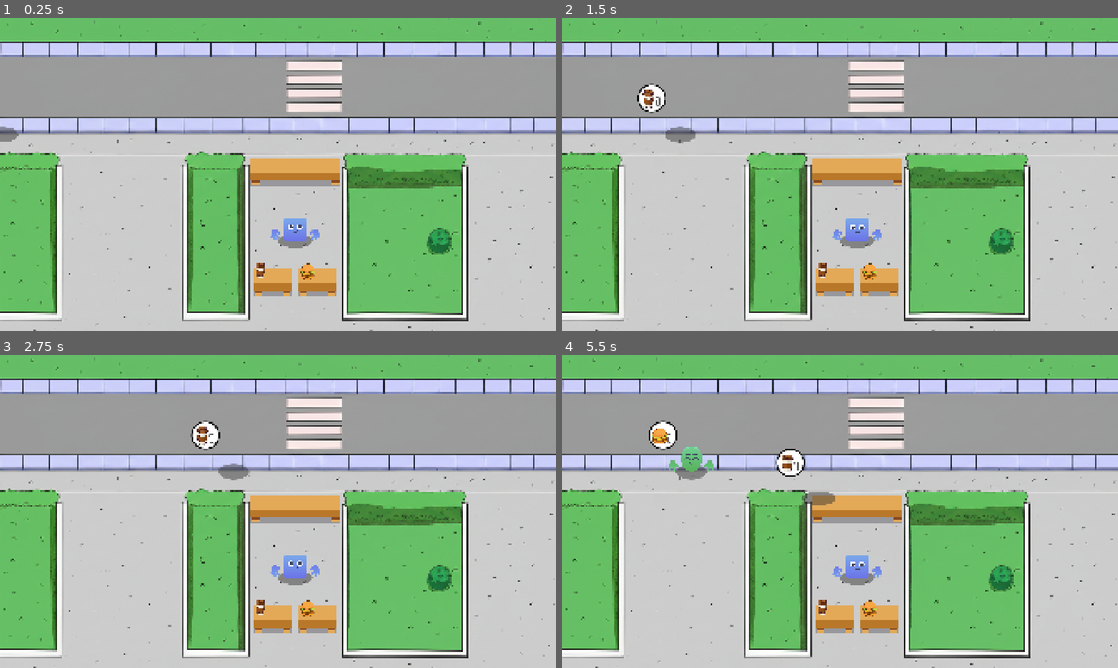
Above: before the commit, frames 1-4 (two rows, left to right).
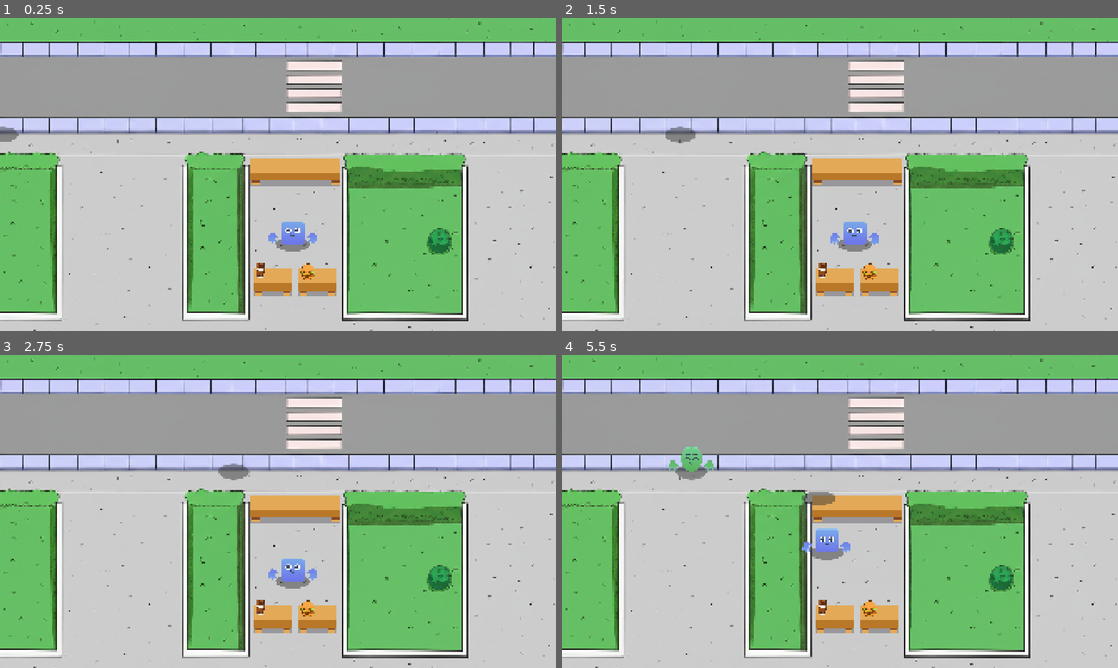
Above: after the commit, the same moments.

Repository: nzach123/idle_tycoon
Game: Godot game, scene res://scenes/game.tscn
Same seed, same stepped clock (60 frames per second), same inputs: the game is played once before the commit and once after it.
Inputs:
- Up to frame 1 (0.25 s): no input
- Up to frame 2 (1.5 s): no input
- Up to frame 3 (2.75 s): no input
- Up to frame 4 (5.5 s): no input

The runs differ from the first frame. In frame 1, 0.4% of the frame differs, in the area x 48-58%, y 64-75%; in frame 2, 0.7%; in frame 3, 0.8%; in frame 4, 1.8%, in the area x 15-58%, y 20-74%.

Commit message:
0.05
Added cashiers will serve customers at the MainCounter

Diff:
--- a/project.godot
+++ b/project.godot
@@ -11,7 +11,7 @@
 [application]
 
 config/name="Idle_tycoon"
-config/version="0.0.4"
+config/version="0.0.5"
 run/main_scene="uid://cxycy5bsaucpx"
 config/features=PackedStringArray("4.4", "GL Compatibility")
 config/icon="res://icon.svg"
--- a/scenes/game.tscn
+++ b/scenes/game.tscn
@@ -14,6 +14,7 @@
 [ext_resource type="Resource" uid="uid://d3yo1kcn3wl6c" path="res://data/customer_red.tres" id="12_ssvqc"]
 [ext_resource type="Resource" uid="uid://ch3uhd1n84mp2" path="res://data/customer_yellow.tres" id="13_264po"]
 [ext_resource type="PackedScene" uid="uid://c6cwh8d5a148y" path="res://scenes/customer/customer.tscn" id="14_1kice"]
+[ext_resource type="Script" uid="uid://cbq71l3svpchf" path="res://scripts/cashier_manager.gd" id="15_ca42v"]
 [ext_resource type="Script" uid="uid://blnpngl0rq8ys" path="res://scripts/counter_manager.gd" id="15_ir15t"]
 
 [node name="Game" type="Node2D"]
@@ -48,9 +49,6 @@
 scale = Vector2(0.4, 0.4)
 texture = ExtResource("5_u5sy4")
 
-[node name="Cashier" parent="." instance=ExtResource("6_gee14")]
-position = Vector2(1019, 727)
-
 [node name="CustomerManager" type="Node" parent="." node_paths=PackedStringArray("spawn_positions")]
 script = ExtResource("7_u5sy4")
 spawn_positions = [NodePath("TopSpawnPos"), NodePath("BottomSpawnPos")]
@@ -84,4 +82,12 @@
 [node name="Pos_3" type="Marker2D" parent="CounterManager"]
 position = Vector2(1153, 452)
 
+[node name="CashierManager" type="Node" parent="." node_paths=PackedStringArray("spawn_pos")]
+script = ExtResource("15_ca42v")
+cashier_scene = ExtResource("6_gee14")
+spawn_pos = NodePath("Marker2D")
+
+[node name="Marker2D" type="Marker2D" parent="CashierManager"]
+position = Vector2(1010, 739)
+
 [connection signal="timeout" from="CustomerManager/SpawnTimer" to="CustomerManager" method="_on_spawn_timer_timeout"]
--- a/scripts/autoloads/game_manager.gd
+++ b/scripts/autoloads/game_manager.gd
@@ -1,5 +1,7 @@
 extends Node
 
+
+signal on_customer_request(customer: Customer)
 
 const ITEM_BURGER = preload("res://data/item_burger.tres")
 const ITEM_COFFEE = preload("res://data/item_coffee.tres")
--- a/scripts/cashier.gd
+++ b/scripts/cashier.gd
@@ -4,9 +4,25 @@
 @export var move_speed := 50.0
 @onready var anim_player: AnimationPlayer = $AnimationPlayer
 
+var current_customer: Customer
+
+var counter_pos: Vector2
+
+func set_customer(customer: Customer) -> void:
+	current_customer = customer
+	customer.being_served = true
+	counter_pos = Vector2(customer.position.x, customer.position.y + 160)
+
+
+func take_order() -> void:
+	move_to_customer()
+	await get_tree().create_timer(1.1).timeout
+	current_customer.show_order_ui()
+	move_to_item_position()
+
 func move_to_customer() -> void:
-	#Create Tween
-	#Move
+	var tween := create_tween()
+	tween.tween_property(self, "position", counter_pos, 1.0)
 	anim_player.play("move")
 
 func move_to_item_position() -> void:
--- /dev/null
+++ b/scripts/cashier_manager.gd
@@ -0,0 +1,28 @@
+extends Node
+class_name CashierManager
+
+@export var cashier_scene: PackedScene
+@export var spawn_pos: Marker2D
+
+
+var cashier_list: Array[Cashier] = []
+
+func _ready() -> void:
+	GameManager.on_customer_request.connect(_on_customer_request)
+	add_cashier()
+
+func add_cashier() -> void:
+	var new_cashier: Cashier = cashier_scene.instantiate()
+	add_child(new_cashier)
+	new_cashier.position = spawn_pos.position
+	cashier_list.append(new_cashier)
+
+func _on_customer_request(customer: Customer) -> void:
+	var free_cashiers: Array = cashier_list.filter(func(x: Cashier): return x.current_customer == null )
+	if not free_cashiers:
+		return
+
+	var random_cashier: Cashier = free_cashiers.pick_random()
+	if random_cashier:
+		random_cashier.set_customer(customer) #NEED
+		random_cashier.take_order()	#NEED
--- a/scripts/customer.gd
+++ b/scripts/customer.gd
@@ -17,12 +17,14 @@
 var current_order_status: int
 
 var counter_pos: Vector2
+var waiting_order: bool = false
+var being_served: bool = false
 
 func init_customer(item: Item, quanity: int) -> void:
 	request_item = item
 	request_quantity = quanity
 	current_order_status = quanity
-	show_order_ui() # Testing
+
 
 
 func move_to_counter() -> void:
@@ -32,7 +34,12 @@
 	tween.tween_interval(0.2)
 	tween.tween_property(self, "position", counter_pos, 1.0)
 	tween.tween_interval(0.5)
-	tween.finished.connect(func(): anim_player.play("idle"))
+	tween.finished.connect(func():
+		anim_player.play("idle")
+		waiting_order = true
+		GameManager.on_customer_request.emit(self)
+	)
+
 
 func set_sprites(data: CustomerData)-> void:
 	body.texture = data.body
Not shown: 1 places in scenes/game.tscn that only renumber resources
Not shown, added: scripts/cashier_manager.gd.uid
